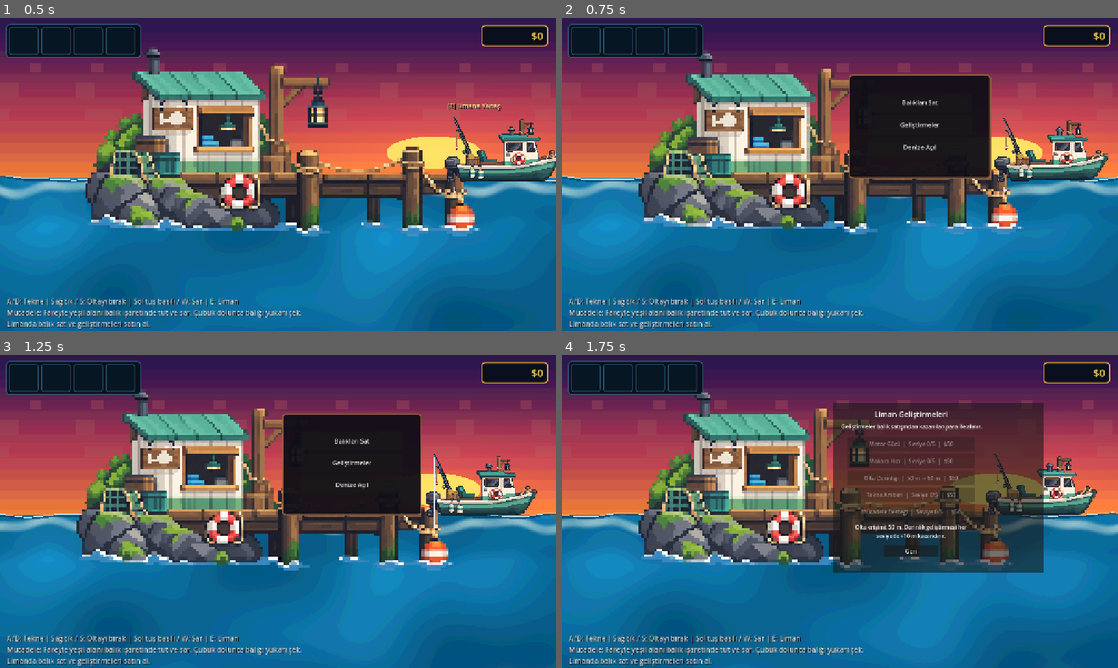
Above: before the commit, frames 1-4 (two rows, left to right).
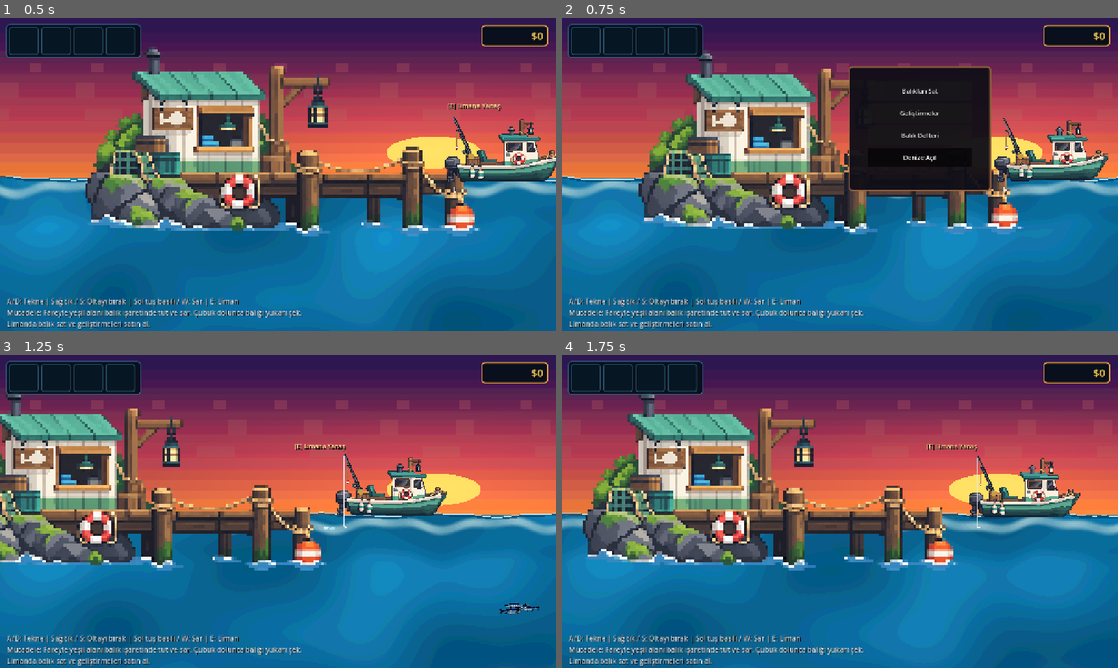
Above: after the commit, the same moments.

Repository: mirackayademir/TinyFisher
Game: Godot game, scene res://scenes/world.tscn
Same seed, same stepped clock (60 frames per second), same inputs: the game is played once before the commit and once after it.
Inputs (mouse positions are in pixels of both pictures, inside the frame that each line leads up to):
- Up to frame 1 (0.5 s): no input
- Up to frame 2 (0.75 s): move the mouse to (962, 158) at 0.52 s; hold D (move_right) from 0.53 s (still down); tap E (dock) at 0.6 s; click (962, 158) at 0.67 s
- Up to frame 3 (1.25 s): keep holding D (move_right)
- Up to frame 4 (1.75 s): release D (move_right) at 1.25 s; click (912, 461) at 1.25 s, where only the run before the commit has a clickable "Geliştirmeler"

Frame 1 is identical in both runs. In frame 2, 2.2% of the frame differs, in the area x 51-78%, y 15-56%; in frame 3, 37%; in frame 4, 38%, in the area x 0-100%, y 11-70%.

Commit message:
Add first fish encyclopedia at harbor

Diff:
--- a/scenes/world.gd
+++ b/scenes/world.gd
@@ -7,6 +7,12 @@
 const CAMERA_HARBOR_X: float = -160.0
 const BASE_DEPTH_METERS: int = 50
 const DEPTH_METERS_PER_LEVEL: int = 10
+const FISH_ORDER: Array[String] = ["Sardalya", "Levrek", "Uskumru", "Ton Balığı"]
+
+const SARDALYA_TEXTURE: Texture2D = preload("res://assets/sardalya.png")
+const LEVREK_TEXTURE: Texture2D = preload("res://assets/levrek2.png")
+const USKUMRU_TEXTURE: Texture2D = preload("res://assets/uskumru.png")
+const TON_BALIGI_TEXTURE: Texture2D = preload("res://assets/tonbaligi.png")
 
 @onready var dock_prompt: Label = $DockPrompt
 @onready var dock_menu: Panel = $DockMenu
@@ -40,6 +46,15 @@
 var money: int = 0
 var money_panel: Panel
 var depth_button: Button
+var fish_book_button: Button
+
+var fish_book_panel: Panel
+var fish_book_grid: GridContainer
+var fish_book_progress: Label
+var fish_book_back_button: Button
+var fish_book_icons: Dictionary = {}
+var fish_book_titles: Dictionary = {}
+var fish_book_details: Dictionary = {}
 
 var boat_speed_level: int = 0
 var rod_speed_level: int = 0
@@ -52,7 +67,6 @@
 var _surface_foam: Line2D
 var _camera_tween: Tween
 
-# Balık türleri başlangıçta anonimdir. Oyuncu o türü ilk kez yakalayınca ikonu kalıcı olarak açılır.
 var discovered_fish: Dictionary = {
 	"Sardalya": false,
 	"Levrek": false,
@@ -66,8 +80,10 @@
 	dock_menu.visible = false
 	upgrade_menu.visible = false
 	_setup_harbor()
+	_setup_fish_book_button()
 	_setup_dock_menu()
 	_setup_depth_upgrade_button()
+	_setup_fish_book_ui()
 	_setup_surface_waves()
 	_setup_money_hud()
 	_setup_inventory_discovery()
@@ -77,16 +93,13 @@
 
 
 func _setup_harbor() -> void:
-	# Liman boyutuna dokunma: onaylanan büyük ölçek aynen kalır.
+	# Onaylanan liman boyutu aynen korunur.
 	dock_sprite.scale = Vector2(7.8, 7.8)
 	dock_sprite.position = Vector2(310.0, 250.0)
-
-	# Tekne limanın iskelesine kadar yaklaşabilir; liman görselinin boyutuna dokunma.
 	boat.min_world_x = 520.0
 
-	# Etkileşim alanı teknenin yanaşma noktasını kapsar.
 	dock_collision.position = Vector2(1120.0, 335.0)
-	var dock_shape := dock_collision.shape as RectangleShape2D
+	var dock_shape: RectangleShape2D = dock_collision.shape as RectangleShape2D
 	if dock_shape != null:
 		dock_shape.size = Vector2(700.0, 240.0)
 
@@ -94,17 +107,28 @@
 	dock_prompt.size = Vector2(270.0, 38.0)
 	dock_prompt.add_theme_font_size_override("font_size", 18)
 
-	# Beşinci geliştirme satırı için menüyü biraz aşağı uzat.
 	upgrade_menu.position = Vector2(330.0, 30.0)
 	upgrade_menu.size = Vector2(620.0, 500.0)
 
 
+func _setup_fish_book_button() -> void:
+	fish_book_button = dock_menu_vbox.get_node_or_null("FishBookButton") as Button
+	if fish_book_button == null:
+		fish_book_button = Button.new()
+		fish_book_button.name = "FishBookButton"
+		fish_book_button.text = "Balık Defteri"
+		dock_menu_vbox.add_child(fish_book_button)
+		dock_menu_vbox.move_child(fish_book_button, 2)
+
+	if not fish_book_button.pressed.is_connected(_on_fish_book_button_pressed):
+		fish_book_button.pressed.connect(_on_fish_book_button_pressed)
+
+
 func _setup_dock_menu() -> void:
-	# Limana yanaşınca açılan satış / geliştirme HUD'u daha büyük ve okunaklı.
-	dock_menu.position = Vector2(360.0, 62.0)
-	dock_menu.size = Vector2(410.0, 300.0)
-
-	var panel_style := StyleBoxFlat.new()
+	dock_menu.position = Vector2(360.0, 38.0)
+	dock_menu.size = Vector2(410.0, 360.0)
+
+	var panel_style: StyleBoxFlat = StyleBoxFlat.new()
 	panel_style.bg_color = Color(0.06, 0.055, 0.09, 0.95)
 	panel_style.border_color = Color(0.58, 0.38, 0.24, 0.95)
 	panel_style.border_width_left = 4
@@ -117,18 +141,17 @@
 	panel_style.corner_radius_bottom_right = 10
 	dock_menu.add_theme_stylebox_override("panel", panel_style)
 
-	dock_menu_vbox.position = Vector2(55.0, 54.0)
-	dock_menu_vbox.size = Vector2(300.0, 205.0)
+	dock_menu_vbox.position = Vector2(55.0, 44.0)
+	dock_menu_vbox.size = Vector2(300.0, 275.0)
 	dock_menu_vbox.add_theme_constant_override("separation", 10)
 
-	for button in [dock_sell_button, dock_upgrade_button, dock_leave_button]:
+	var dock_buttons: Array[Button] = [dock_sell_button, dock_upgrade_button, fish_book_button, dock_leave_button]
+	for button: Button in dock_buttons:
 		button.custom_minimum_size = Vector2(300.0, 54.0)
 		button.add_theme_font_size_override("font_size", 18)
 
 
 func _setup_depth_upgrade_button() -> void:
-	# Olta derinliği geliştirmesi mevcut menüye çalışma anında eklenir.
-	# Böylece mevcut liman sahnesinin geri kalan yapısına dokunmadan beşinci geliştirmeyi kazanırız.
 	depth_button = upgrade_menu.get_node_or_null("DepthButton") as Button
 	if depth_button == null:
 		depth_button = Button.new()
@@ -138,11 +161,9 @@
 	depth_button.position = Vector2(42.0, 200.0)
 	depth_button.size = Vector2(376.0, 42.0)
 	depth_button.add_theme_font_size_override("font_size", 16)
-
 	if not depth_button.pressed.is_connected(_on_depth_button_pressed):
 		depth_button.pressed.connect(_on_depth_button_pressed)
 
-	# Eski dört satırın alt kısmını bir sıra aşağı kaydır.
 	capacity_button.position = Vector2(42.0, 250.0)
 	capacity_button.size = Vector2(376.0, 42.0)
 	fight_ease_button.position = Vector2(42.0, 300.0)
@@ -154,11 +175,207 @@
 	upgrade_back_button.size = Vector2(160.0, 34.0)
 
 
+func _setup_fish_book_ui() -> void:
+	fish_book_panel = Panel.new()
+	fish_book_panel.name = "FishBookPanel"
+	fish_book_panel.z_index = 110
+	fish_book_panel.size = Vector2(900.0, 570.0)
+	var viewport_size: Vector2 = get_viewport().get_visible_rect().size
+	fish_book_panel.position = Vector2(
+		maxf((viewport_size.x - fish_book_panel.size.x) * 0.5, 0.0),
+		maxf((viewport_size.y - fish_book_panel.size.y) * 0.5, 0.0)
+	)
+	hud.add_child(fish_book_panel)
+	fish_book_panel.visible = false
+
+	var panel_style: StyleBoxFlat = StyleBoxFlat.new()
+	panel_style.bg_color = Color(0.018, 0.045, 0.075, 0.98)
+	panel_style.border_color = Color(0.25, 0.67, 0.78, 0.96)
+	panel_style.border_width_left = 4
+	panel_style.border_width_top = 4
+	panel_style.border_width_right = 4
+	panel_style.border_width_bottom = 4
+	panel_style.corner_radius_top_left = 14
+	panel_style.corner_radius_top_right = 14
+	panel_style.corner_radius_bottom_left = 14
+	panel_style.corner_radius_bottom_right = 14
+	fish_book_panel.add_theme_stylebox_override("panel", panel_style)
+
+	var title: Label = Label.new()
+	title.position = Vector2(30.0, 18.0)
+	title.size = Vector2(840.0, 42.0)
+	title.text = "BALIK DEFTERİ"
+	title.horizontal_alignment = HORIZONTAL_ALIGNMENT_CENTER
+	title.add_theme_font_size_override("font_size", 30)
+	title.add_theme_color_override("font_color", Color(1.0, 0.82, 0.42, 1.0))
+	fish_book_panel.add_child(title)
+
+	fish_book_progress = Label.new()
+	fish_book_progress.position = Vector2(30.0, 60.0)
+	fish_book_progress.size = Vector2(840.0, 28.0)
+	fish_book_progress.horizontal_alignment = HORIZONTAL_ALIGNMENT_CENTER
+	fish_book_progress.add_theme_font_size_override("font_size", 16)
+	fish_book_progress.add_theme_color_override("font_color", Color(0.70, 0.88, 0.94, 1.0))
+	fish_book_panel.add_child(fish_book_progress)
+
+	fish_book_grid = GridContainer.new()
+	fish_book_grid.columns = 2
+	fish_book_grid.position = Vector2(34.0, 100.0)
+	fish_book_grid.size = Vector2(832.0, 392.0)
+	fish_book_grid.add_theme_constant_override("h_separation", 14)
+	fish_book_grid.add_theme_constant_override("v_separation", 14)
+	fish_book_panel.add_child(fish_book_grid)
+
+	for fish_type: String in FISH_ORDER:
+		_create_fish_book_card(fish_type)
+
+	fish_book_back_button = Button.new()
+	fish_book_back_button.text = "Geri"
+	fish_book_back_button.position = Vector2(350.0, 510.0)
+	fish_book_back_button.size = Vector2(200.0, 42.0)
+	fish_book_back_button.add_theme_font_size_override("font_size", 18)
+	fish_book_panel.add_child(fish_book_back_button)
+	fish_book_back_button.pressed.connect(_on_fish_book_back_pressed)
+
+	_refresh_fish_book()
+
+
+func _create_fish_book_card(fish_type: String) -> void:
+	var card: Panel = Panel.new()
+	card.custom_minimum_size = Vector2(405.0, 188.0)
+	fish_book_grid.add_child(card)
+
+	var card_style: StyleBoxFlat = StyleBoxFlat.new()
+	card_style.bg_color = Color(0.025, 0.085, 0.125, 0.96)
+	card_style.border_color = Color(0.13, 0.34, 0.43, 0.95)
+	card_style.border_width_left = 2
+	card_style.border_width_top = 2
+	card_style.border_width_right = 2
+	card_style.border_width_bottom = 2
+	card_style.corner_radius_top_left = 8
+	card_style.corner_radius_top_right = 8
+	card_style.corner_radius_bottom_left = 8
+	card_style.corner_radius_bottom_right = 8
+	card.add_theme_stylebox_override("panel", card_style)
+
+	var icon: TextureRect = TextureRect.new()
+	icon.position = Vector2(14.0, 28.0)
+	icon.size = Vector2(155.0, 125.0)
+	icon.texture = _get_fish_texture(fish_type)
+	icon.expand_mode = TextureRect.EXPAND_IGNORE_SIZE
+	icon.stretch_mode = TextureRect.STRETCH_KEEP_ASPECT_CENTERED
+	icon.texture_filter = CanvasItem.TEXTURE_FILTER_NEAREST
+	icon.mouse_filter = Control.MOUSE_FILTER_IGNORE
+	card.add_child(icon)
+
+	var name_label: Label = Label.new()
+	name_label.position = Vector2(178.0, 20.0)
+	name_label.size = Vector2(210.0, 34.0)
+	name_label.add_theme_font_size_override("font_size", 22)
+	name_label.add_theme_color_override("font_color", Color(1.0, 0.82, 0.42, 1.0))
+	card.add_child(name_label)
+
+	var detail_label: Label = Label.new()
+	detail_label.position = Vector2(178.0, 58.0)
+	detail_label.size = Vector2(210.0, 110.0)
+	detail_label.autowrap_mode = TextServer.AUTOWRAP_WORD_SMART
+	detail_label.add_theme_font_size_override("font_size", 15)
+	detail_label.add_theme_color_override("font_color", Color(0.84, 0.93, 0.96, 1.0))
+	card.add_child(detail_label)
+
+	fish_book_icons[fish_type] = icon
+	fish_book_titles[fish_type] = name_label
+	fish_book_details[fish_type] = detail_label
+
+
+func _refresh_fish_book() -> void:
+	if fish_book_panel == null:
+		return
+
+	var discovered_count: int = 0
+	for fish_type: String in FISH_ORDER:
+		var discovered: bool = bool(discovered_fish.get(fish_type, false))
+		var icon: TextureRect = fish_book_icons.get(fish_type) as TextureRect
+		var title: Label = fish_book_titles.get(fish_type) as Label
+		var details: Label = fish_book_details.get(fish_type) as Label
+
+		if discovered:
+			discovered_count += 1
+			icon.modulate = Color.WHITE
+			title.text = fish_type
+			details.text = (
+				"Değer: $" + str(_fish_value(fish_type))
+				+ "\nYaşam alanı: " + _fish_habitat(fish_type)
+				+ "\nDerinlik: " + _fish_depth(fish_type)
+				+ "\nDurum: Keşfedildi"
+			)
+		else:
+			icon.modulate = Color(0.015, 0.025, 0.035, 0.82)
+			title.text = "???"
+			details.text = "Henüz keşfedilmedi.\nDenizin farklı bölgelerini ve derinliklerini araştır."
+
+	fish_book_progress.text = "Keşif: " + str(discovered_count) + " / " + str(FISH_ORDER.size())
+
+
+func _get_fish_texture(fish_type: String) -> Texture2D:
+	match fish_type:
+		"Levrek":
+			return LEVREK_TEXTURE
+		"Uskumru":
+			return USKUMRU_TEXTURE
+		"Ton Balığı":
+			return TON_BALIGI_TEXTURE
+		_:
+			return SARDALYA_TEXTURE
+
+
+func _fish_value(fish_type: String) -> int:
+	match fish_type:
+		"Sardalya":
+			return 10
+		"Levrek":
+			return 25
+		"Uskumru":
+			return 40
+		"Ton Balığı":
+			return 75
+		_:
+			return 0
+
+
+func _fish_habitat(fish_type: String) -> String:
+	match fish_type:
+		"Sardalya":
+			return "Sığ su / sürüler"
+		"Levrek":
+			return "Orta sular"
+		"Uskumru":
+			return "Açık deniz"
+		"Ton Balığı":
+			return "Derin açık deniz"
+		_:
+			return "Bilinmiyor"
+
+
+func _fish_depth(fish_type: String) -> String:
+	match fish_type:
+		"Sardalya":
+			return "8–12 m"
+		"Levrek":
+			return "15–25 m"
+		"Uskumru":
+			return "25–38 m"
+		"Ton Balığı":
+			return "38–50 m"
+		_:
+			return "???"
+
+
 func _set_harbor_camera(active: bool) -> void:
 	if is_instance_valid(_camera_tween):
 		_camera_tween.kill()
 
-	var target_x := CAMERA_HARBOR_X if active else CAMERA_NORMAL_X
+	var target_x: float = CAMERA_HARBOR_X if active else CAMERA_NORMAL_X
 	_camera_tween = create_tween()
 	_camera_tween.set_trans(Tween.TRANS_SINE)
 	_camera_tween.set_ease(Tween.EASE_IN_OUT)
@@ -166,7 +383,6 @@
 
 
 func _setup_inventory_discovery() -> void:
-	# Dört slot başta boş/anonim görünür. İlk yakalamada ilgili görsel açılır.
 	fish_icon_1.visible = false
 	fish_icon_2.visible = false
 	fish_icon_3.visible = false
@@ -183,10 +399,13 @@
 	if hud.inventory.get("Ton Balığı", 0) > 0:
 		discovered_fish["Ton Balığı"] = true
 
-	fish_icon_1.visible = discovered_fish["Sardalya"]
-	fish_icon_2.visible = discovered_fish["Levrek"]
-	fish_icon_3.visible = discovered_fish["Uskumru"]
-	fish_icon_4.visible = discovered_fish["Ton Balığı"]
+	fish_icon_1.visible = bool(discovered_fish["Sardalya"])
+	fish_icon_2.visible = bool(discovered_fish["Levrek"])
+	fish_icon_3.visible = bool(discovered_fish["Uskumru"])
+	fish_icon_4.visible = bool(discovered_fish["Ton Balığı"])
+
+	if fish_book_panel != null and fish_book_panel.visible:
+		_refresh_fish_book()
 
 
 func _setup_surface_waves() -> void:
@@ -205,7 +424,6 @@
 	_surface_foam.default_color = Color(0.80, 0.95, 0.98, 0.88)
 	_surface_foam.antialiased = false
 	add_child(_surface_foam)
-
 	_update_surface_waves()
 
 
@@ -221,11 +439,10 @@
 	if _surface_shadow == null or _surface_foam == null:
 		return
 
-	var shadow_points := PackedVector2Array()
-	var foam_points := PackedVector2Array()
-
-	for x in range(-1000, 11001, 28):
-		var wave_y := _surface_height_at(float(x))
+	var shadow_points: PackedVector2Array = PackedVector2Array()
+	var foam_points: PackedVector2Array = PackedVector2Array()
+	for x: int in range(-1000, 11001, 28):
+		var wave_y: float = _surface_height_at(float(x))
 		shadow_points.append(Vector2(float(x), wave_y + 3.0))
 		foam_points.append(Vector2(float(x), wave_y))
 
@@ -234,14 +451,13 @@
 
 
 func _setup_money_hud() -> void:
-	# Para CanvasLayer altında kalır; kanca derine inse bile sağ üstten ayrılmaz.
 	money_panel = Panel.new()
 	money_panel.name = "MoneyPanel"
 	money_panel.z_index = 90
 	money_panel.mouse_filter = Control.MOUSE_FILTER_IGNORE
 	hud.add_child(money_panel)
 
-	var panel_style := StyleBoxFlat.new()
+	var panel_style: StyleBoxFlat = StyleBoxFlat.new()
 	panel_style.bg_color = Color(0.02, 0.055, 0.095, 0.92)
 	panel_style.border_color = Color(0.95, 0.66, 0.24, 0.95)
 	panel_style.border_width_left = 3
@@ -254,7 +470,7 @@
 	panel_style.corner_radius_bottom_right = 8
 	money_panel.add_theme_stylebox_override("panel", panel_style)
 
-	var viewport_size := get_viewport().get_visible_rect().size
+	var viewport_size: Vector2 = get_viewport().get_visible_rect().size
 	money_panel.size = Vector2(154.0, 50.0)
 	money_panel.position = Vector2(viewport_size.x - money_panel.size.x - 18.0, 16.0)
 
@@ -282,6 +498,7 @@
 		dock_prompt.visible = false
 		dock_menu.visible = true
 		upgrade_menu.visible = false
+		fish_book_panel.visible = false
 		boat_camera.position.y = hook.camera_surface_y
 		print("LIMANA YANASTIN")
 
@@ -307,6 +524,7 @@
 	docked = false
 	dock_menu.visible = false
 	upgrade_menu.visible = false
+	fish_book_panel.visible = false
 	boat.set_movement_enabled(true)
 	_set_harbor_camera(false)
 
@@ -320,7 +538,6 @@
 	var levrek_count: int = hud.inventory.get("Levrek", 0)
 	var uskumru_count: int = hud.inventory.get("Uskumru", 0)
 	var ton_baligi_count: int = hud.inventory.get("Ton Balığı", 0)
-
 	var total_fish: int = sardalya_count + levrek_count + uskumru_count + ton_baligi_count
 	if total_fish == 0:
 		print("SATILACAK BALIK YOK!")
@@ -347,12 +564,28 @@
 	if not docked:
 		return
 	dock_menu.visible = false
+	fish_book_panel.visible = false
 	upgrade_menu.visible = true
 	_refresh_upgrade_menu()
 
 
 func _on_upgrade_back_button_pressed() -> void:
 	upgrade_menu.visible = false
+	if docked:
+		dock_menu.visible = true
+
+
+func _on_fish_book_button_pressed() -> void:
+	if not docked:
+		return
+	dock_menu.visible = false
+	upgrade_menu.visible = false
+	_refresh_fish_book()
+	fish_book_panel.visible = true
+
+
+func _on_fish_book_back_pressed() -> void:
+	fish_book_panel.visible = false
 	if docked:
 		dock_menu.visible = true
 
@@ -434,9 +667,8 @@
 	hud.set_capacity_level(capacity_level)
 	hud.set_fight_ease_level(fight_ease_level)
 
-	# Derinlik büyüdükçe kamera ve deniz görseli de yeni limite kadar devam etsin.
 	hook.camera_deep_y = maxf(hook.max_depth - 280.0, 1420.0)
-	var water := $Water as ColorRect
+	var water: ColorRect = $Water as ColorRect
 	water.offset_bottom = maxf(water.offset_bottom, hook.max_depth + 1100.0)
 
 
